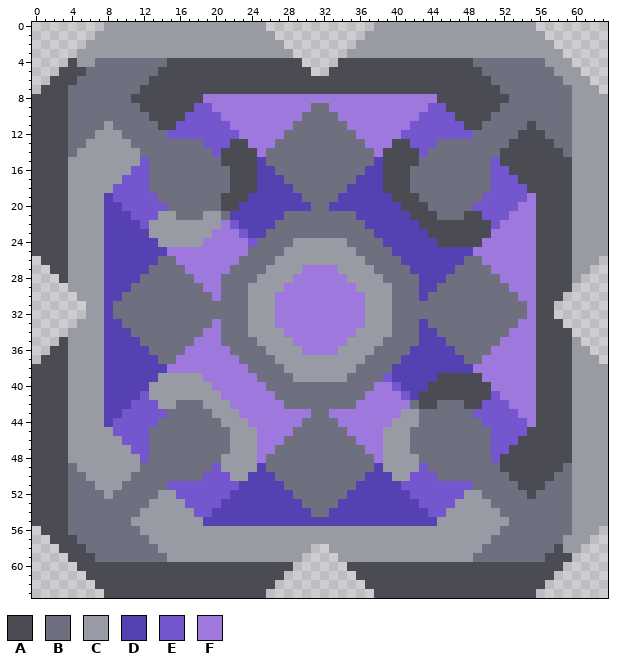
Two versions of one pixel-art sprite, sprites/blocks/wires/5w02b-bottom.png. That is the earlier state.
The file is 64x64 pixels.
Palette (. is transparent): A #4a4b53  B #6e7080  C #989aa4  D #5541b1  E #7457ce  F #9e78dc
The result:
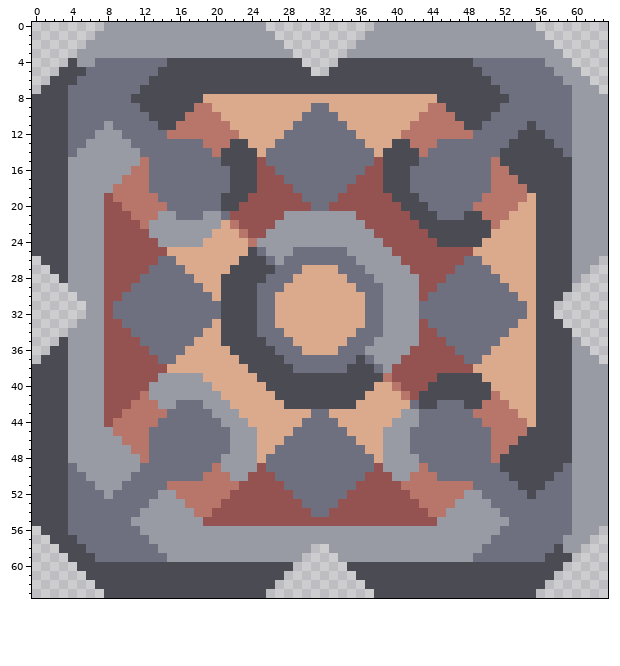
Change:
colour D: #5541b1 -> #945251
colour E: #7457ce -> #b8756a
colour F: #9e78dc -> #dba98c
y 21: x 28..35 BBBBBBBB -> CCCCCCCC
y 22: x 27..36 BBBBBBBBBB -> CCCCCCCCCC
y 23: x 26..37 BBBBBBBBBBBB -> CCCCCCCCCCCC
y 24: x 25..28 BBBB -> CCCC; x 35..38 BBBB -> CCCC
y 25: x 24 B -> A; x 26..27 BB -> CC; x 29..34 CCCCCC -> BBBBBB; x 36..39 BBBB -> CCCC
y 26: x 23..25 BBB -> AAA; x 28..35 CCCCCCCC -> BBBBBBBB; x 37..40 BBBB -> CCCC
y 27: x 22..29 BBBBCCCC -> AAAAABBB; x 34..36 CCC -> BBB; x 38..41 BBBB -> CCCC
y 28: x 21..28 BBBBCCCC -> AAAAABBB; x 35..37 CCC -> BBB; x 39..42 BBBB -> CCCC
y 29: x 21..27 BBBCCCC -> AAAABBB; x 36..38 CCC -> BBB; x 40..42 BBB -> CCC
y 30..33: x 21..26 BBBCCC -> AAAABB; x 37..38 CC -> BB; x 40..42 BBB -> CCC
y 34: x 21..27 BBBCCCC -> AAAABBB; x 36..38 CCC -> BBB; x 40..42 BBB -> CCC
y 35: x 21..28 BBBBCCCC -> AAAAABBB; x 35..37 CCC -> BBB; x 39..42 BBBB -> CCCC
y 36: x 22..29 BBBBCCCC -> AAAAABBB; x 34..36 CCC -> BBB; x 38..41 BBBB -> CCCC
y 37: x 23..36 BBBBCCCCCCCCCC -> AAAAABBBBBBBBA; x 38..40 BBB -> CCC
y 38: x 24..37 BBBBCCCCCCCCBB -> AAAAABBBBBBAAA; x 39 B -> C
y 39: x 25..38 BBBBCCCCCCBBBB -> AAAAAAAAAAAAAA
y 40: x 26..37 BBBBBBBBBBBB -> AAAAAAAAAAAA
y 41: x 27..36 BBBBBBBBBB -> AAAAAAAAAA
y 42: x 28..35 BBBBBBBB -> AAAAAAAA
